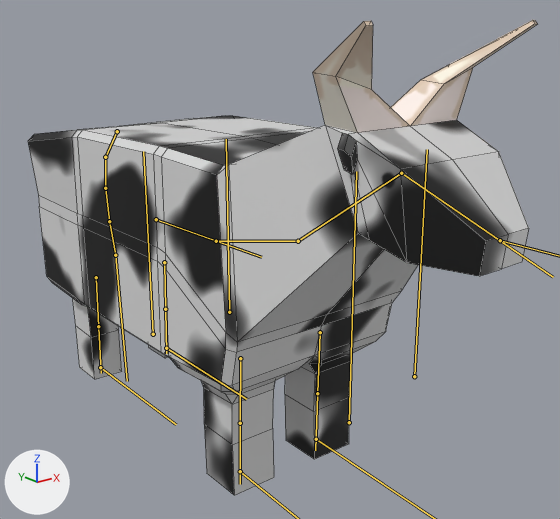
Two versions of the FBX model Assets/Models/Cow/Cow.fbx, one commit apart.
Camera for both pictures: a 50 mm lens placed at (-2.38, -3.7, 2.35), pointed at (0.14, -0.55, 1.08). The axes (+X, +Y, +Z) are drawn at lower left. The lights are the same throughout. Both versions are drawn at frame 325 of the action 'Armature|ArmatureAction.001'; the numbers are the values there. The bones that bend it are drawn over the model as lines. Mesh edges are drawn as thin lines.

Names of what the first picture shows: 'Cow'.
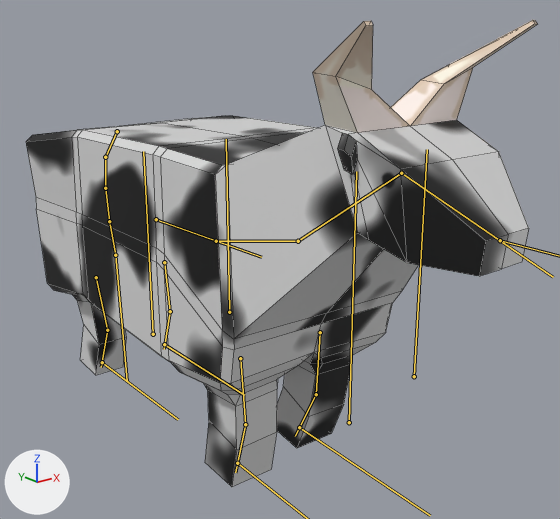
Changed parts and their boxes [x1, y1, x2, y2] in the pictures (560 x 519 px):
'Cow', posed: before [28, 20, 537, 495]; after [26, 20, 537, 487]
bone 'LegF.L.001', root to tip: before (320, 332) to (317, 393); after (320, 332) to (316, 394)
bone 'LegF.L.002', root to tip: before (317, 393) to (315, 450); after (316, 394) to (295, 436)
bone 'LegB.L.001', root to tip: before (164, 262) to (165, 309); after (164, 262) to (170, 311)
bone 'LegB.L.002', root to tip: before (165, 309) to (166, 353); after (170, 311) to (164, 349)
bone 'LegF.R.001', root to tip: before (240, 358) to (240, 423); after (240, 358) to (245, 424)
bone 'LegF.R.002', root to tip: before (240, 423) to (240, 484); after (245, 424) to (235, 472)
bone 'LegB.R.001', root to tip: before (96, 277) to (98, 326); after (96, 277) to (107, 330)
bone 'LegB.R.002', root to tip: before (98, 326) to (101, 373); after (107, 330) to (101, 367)
bone 'LegBTarget.L', root to tip: before (166, 348) to (246, 399); after (164, 344) to (244, 395)
bone 'LegBTarget.R', root to tip: before (100, 367) to (176, 424); after (102, 362) to (178, 419)

The edits, one by one:
Bone 'LegF.L.001' (bone_legf_l_001) turns from (0, 0, 0) to (1, 0, -2) degrees about its own x, y and z.
Bone 'LegF.L.002' (bone_legf_l_002) turns from (1, 0, 0) to (-25, 0, 0) degrees about its own x, y and z.
Bone 'LegB.L.001' (bone_legb_l_001) turns from (1, 0, 0) to (-10, 0, 0) degrees about its own x, y and z.
Bone 'LegB.L.002' (bone_legb_l_002) turns from (-1, 0, 0) to (26, 0, 0) degrees about its own x, y and z.
Bone 'LegF.R.001' (bone_legf_r_001) turns from (0, 0, 0) to (4, 0, 2) degrees about its own x, y and z.
Bone 'LegF.R.002' (bone_legf_r_002) turns from (1, 0, 0) to (-20, 0, 0) degrees about its own x, y and z.
Bone 'LegB.R.001' (bone_legb_r_001) turns from (1, 0, 0) to (-21, 0, 0) degrees about its own x, y and z.
Bone 'LegB.R.002' (bone_legb_r_002) turns from (-1, 0, 0) to (42, 0, 0) degrees about its own x, y and z.
Bone 'LegFTarget.L' (bone_legftarget_l) moves from (0.0, 0.0, 0.0) to (0.027, -0.117, 0.027).
Bone 'LegBTarget.L' (bone_legbtarget_l) moves from (0.0, 0.0, 0.0) to (0.0, -0.024, -0.02).
Bone 'LegFTarget.R' (bone_legftarget_r) moves from (0.0, 0.0, 0.0) to (-0.024, -0.056, 0.014).
Bone 'LegBTarget.R' (bone_legbtarget_r) moves from (0.0, 0.0, 0.0) to (0.0, 0.023, -0.046).
